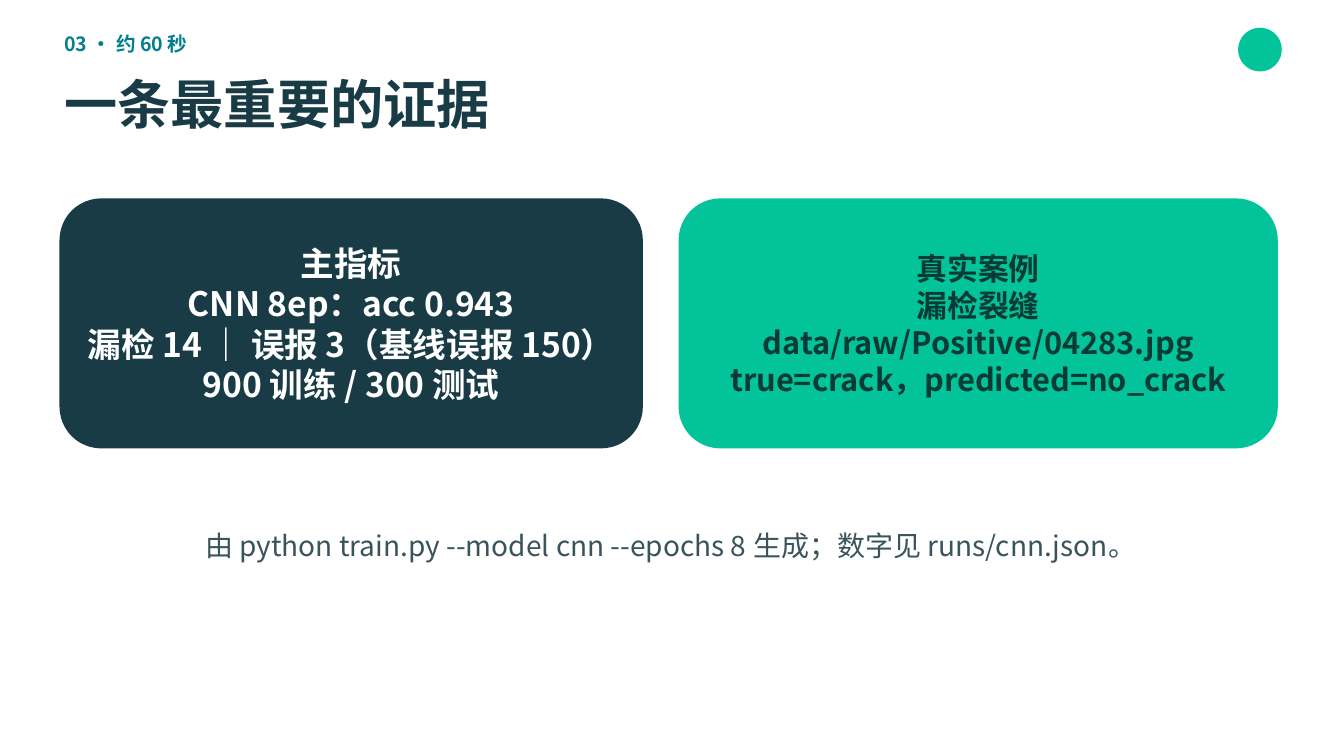
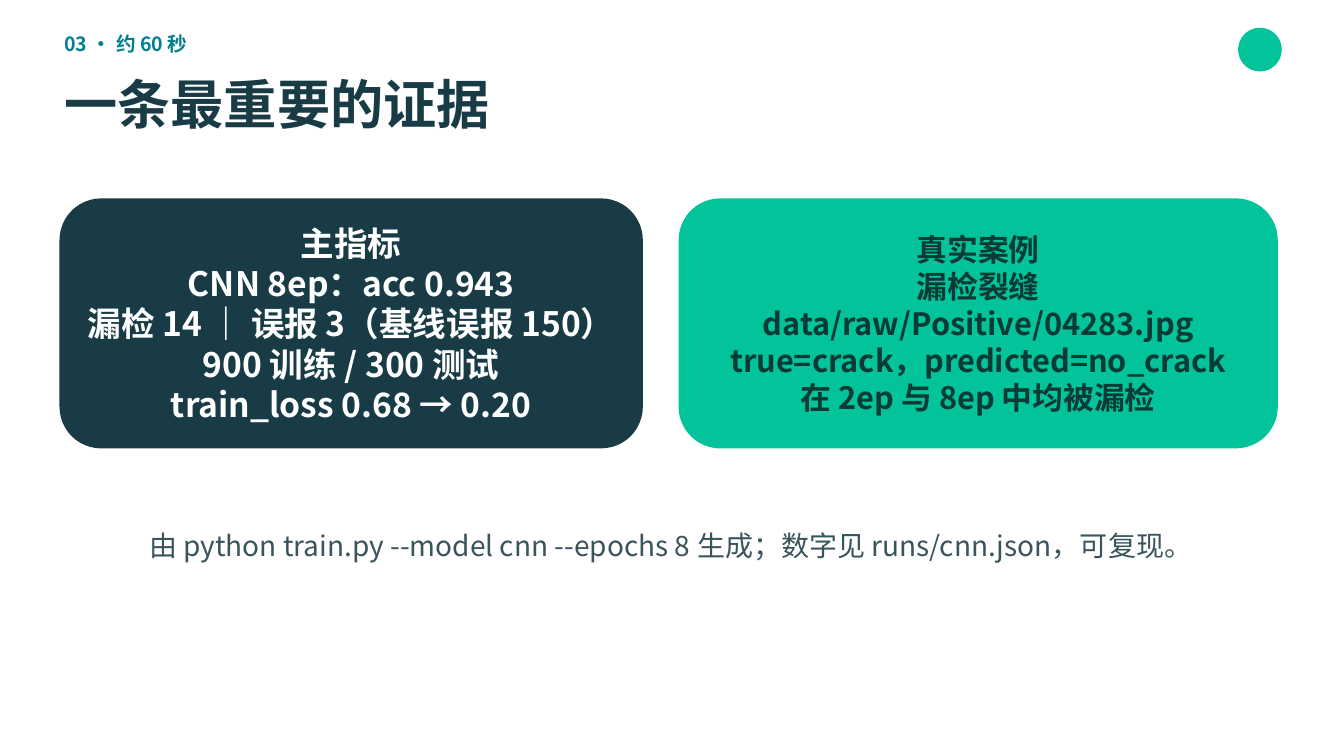
Before and after one commit to tissuefish/ai-camp-2026-d2-xuanhaochen-u202410766, a slide deck: slide 3 of presentation.pptx. Drawn at 1344x756 pixels with LibreOffice and Linux fonts; fonts in the diff are those of the drawing. Boxes give left, top, right and bottom in pixels: in the first picture for what was removed or moved away, otherwise in the second. Text is boxed around its words. In the diff, an @@ line names an element or a change of style, - is before the commit and + after.

```diff
--- a/presentation.pptx
+++ b/presentation.pptx
@@ text in rounded rectangle at (x1=88, y1=270, x2=614, y2=423): text changed @@
-CNN 8ep：acc 0.943
-漏检 14 ｜ 误报 3（基线误报 150）
-900 训练 / 300 测试
+CNN 8ep：acc 0.943
+漏检 14 ｜ 误报 3（基线误报 150）
+900 训练 / 300 测试
+train_loss 0.68 → 0.20
@@ text in rounded rectangle at (x1=730, y1=272, x2=1226, y2=416): text changed @@
-漏检裂缝 data/raw/Positive/04283.jpg
-true=crack，predicted=no_crack
+漏检裂缝 data/raw/Positive/04283.jpg
+true=crack，predicted=no_crack
+在 2ep 与 8ep 中均被漏检
@@ text at (x1=149, y1=532, x2=1192, y2=563): text changed @@
-由 python train.py --model cnn --epochs 8 生成；数字见 runs/cnn.json。
+由 python train.py --model cnn --epochs 8 生成；数字见 runs/cnn.json，可复现。
```
Also in this commit, not shown: 3 other slides changed, 1 other file.
